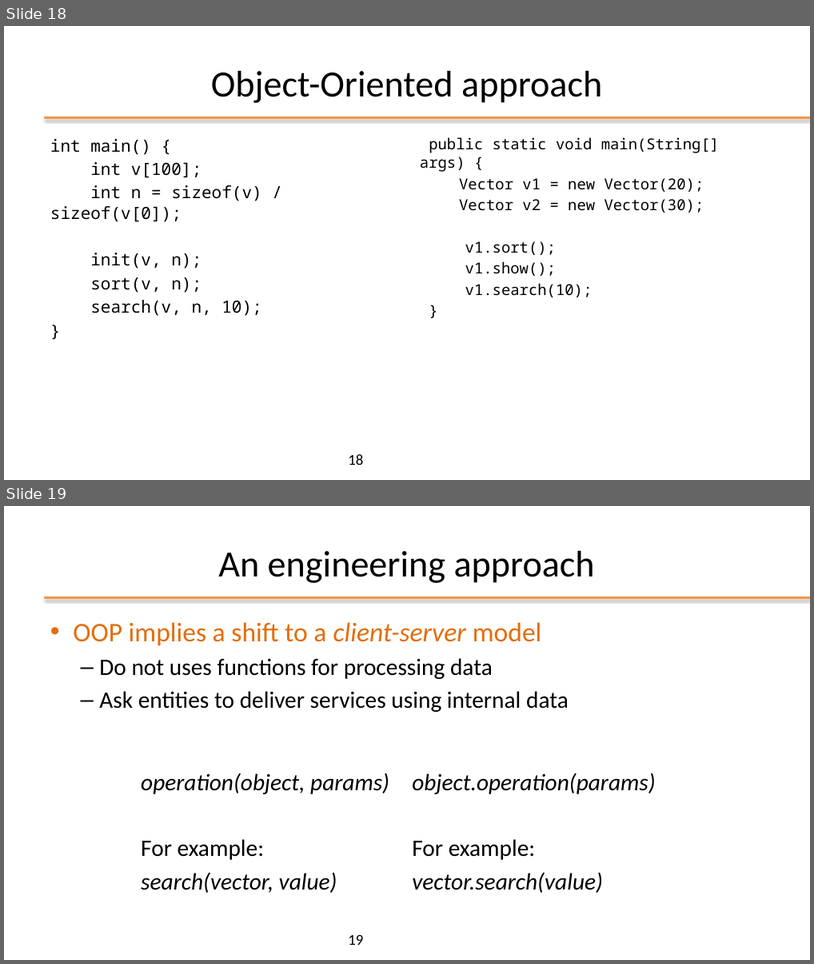
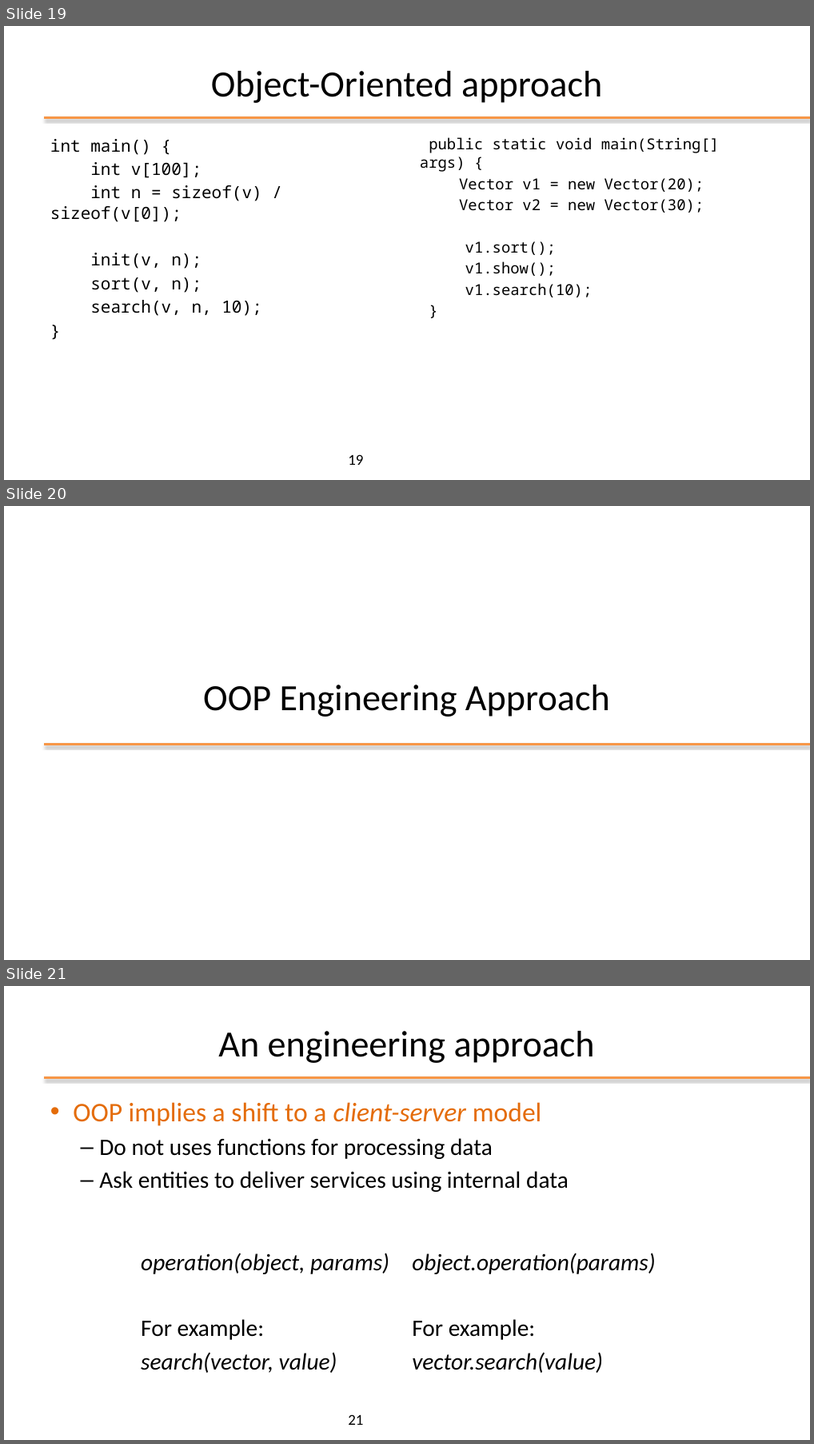
Before and after one commit to plctechnician/ooprogramming, a slide deck: java/slides/ppt/01 - Java From Functions to Objects.pptx. Shown one above the other, each under a label of ours: slides 18 and 19 before the commit, slides 19, 20 and 21 after it. The pictures are 814x964 and 814x1444 pixels, drawn with LibreOffice and Linux fonts; fonts in the diff are those of the drawing; background and template pictures are left out. Boxes give left, top, right and bottom in pixels: in the first picture for what was removed or moved away, otherwise in the second. Text is boxed around its words. In the diff, an @@ line names an element or a change of style, - is before the commit and + after.

```diff
--- a/java/slides/ppt/01 - Java From Functions to Objects.pptx
+++ b/java/slides/ppt/01 - Java From Functions to Objects.pptx
@@ slide 20 added at bbox=[4, 506, 810, 960], background #FFFFFF @@
@@ title added at bbox=[203, 684, 610, 716], 44 pt, text #000000 @@
+OOP Engineering Approach
@@ line added from (45, 744) to (810, 744), #F79646 3 pt @@
@@ what was slide 18 is now slide 19 @@
@@ page number at bbox=[348, 454, 363, 464]: text changed @@
-18
+19
@@ what was slide 19 is now slide 21 @@
@@ page number at bbox=[348, 1414, 363, 1424]: text changed @@
-19
+21
```
Also in this commit, not shown: 4 slides changed, 4 other slides added, 3 slides removed.
